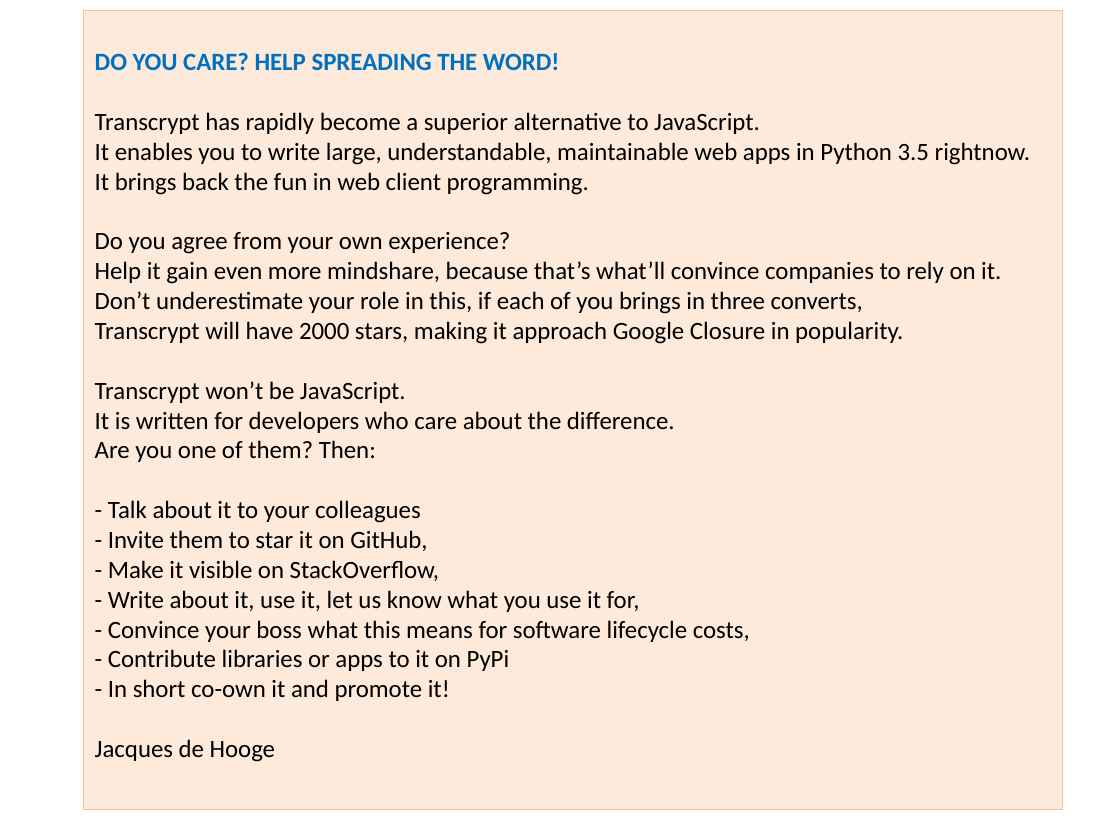
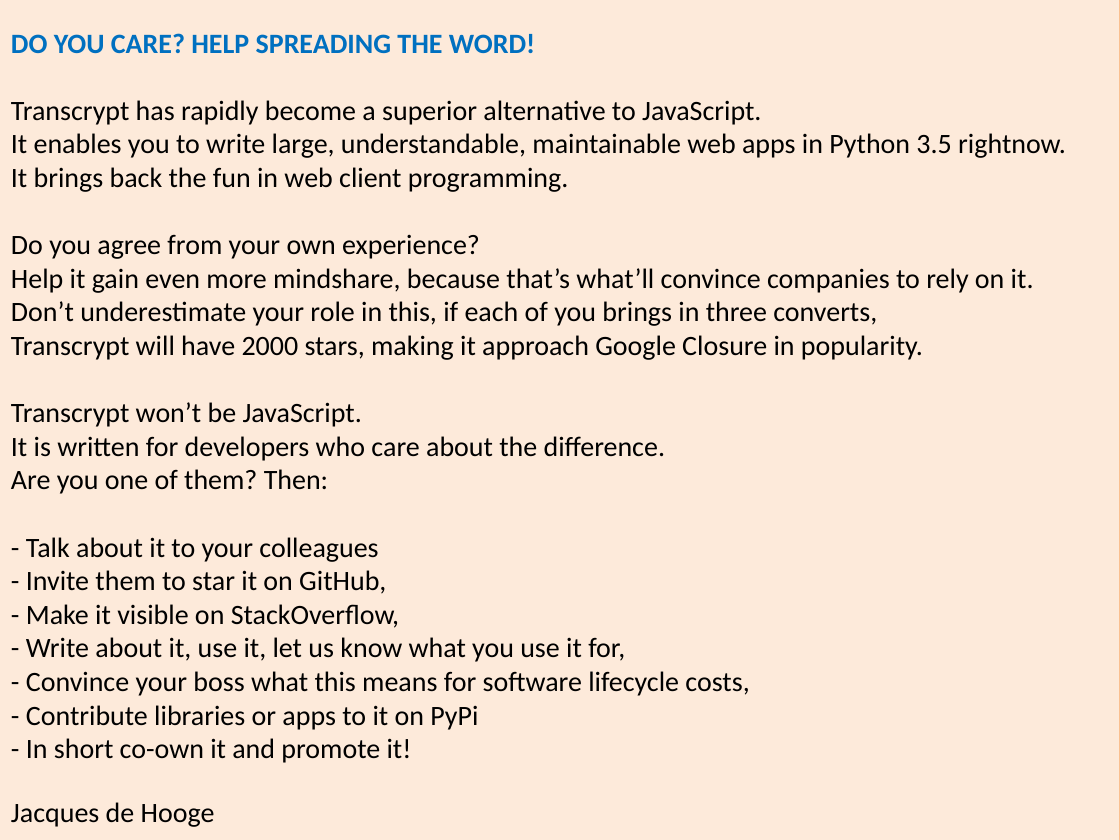
Before and after one commit to TranscryptOrg/Transcrypt, a slide deck: slide 1 of transcrypt/docs/images/spread_the_word.pptx. Drawn at 1120x840 pixels with LibreOffice and Linux fonts; fonts in the diff are those of the drawing. Boxes give left, top, right and bottom in pixels: in the first picture for what was removed or moved away, otherwise in the second. Text is boxed around its words. In the diff, an @@ line names an element or a change of style, - is before the commit and + after.

Commit message:
Added call to help Transcrypt gain mindshare (11)

```diff
--- a/transcrypt/docs/images/spread_the_word.pptx
+++ b/transcrypt/docs/images/spread_the_word.pptx
@@ rectangle "DO YOU CARE? HELP SPREADING ...": place and size @@
-rectangle "DO YOU CARE? HELP SPREADING ..." at (84,11,1063,811)
+rectangle "DO YOU CARE? HELP SPREADING ..." at (0,0,1120,840)
@@ rectangle "DO YOU CARE? HELP SPREADING ..." at (0,0,1120,840): size 16 to 18 pt @@
```
Also in this commit, not shown: 4 other files.
